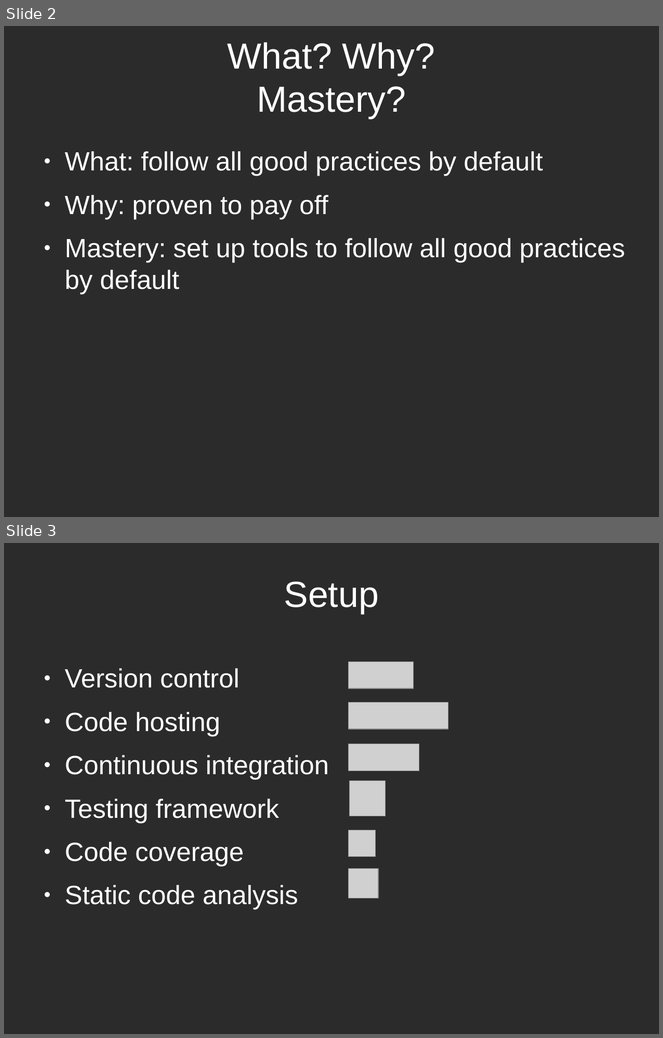
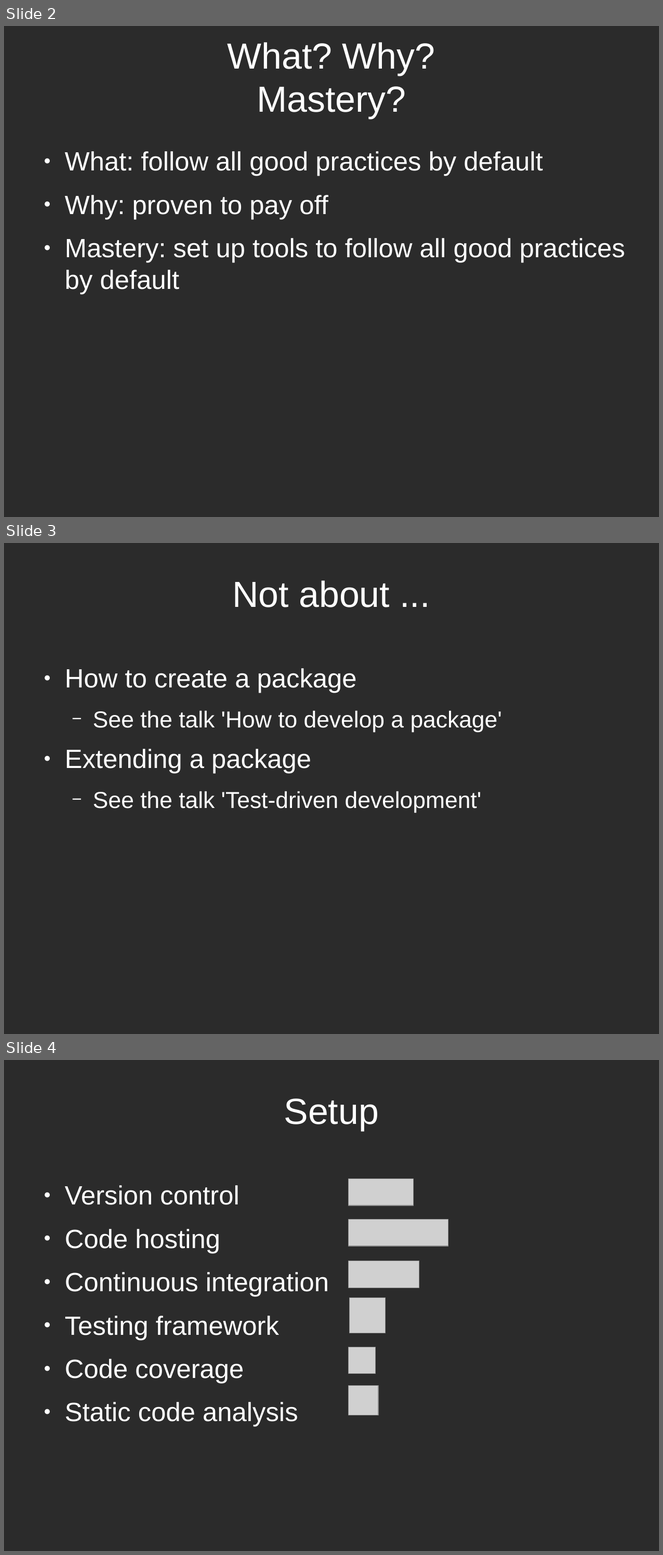
Before and after one commit to richelbilderbeek/PresentationsAboutR, a slide deck: ProfessionalRdevelopment/ProfessionalRDevelopment.odp. Shown one above the other, each under a label of ours: slides 2 and 3 before the commit, slides 2, 3 and 4 after it. The pictures are 663x1038 and 663x1555 pixels, drawn with LibreOffice and Linux fonts; fonts in the diff are those of the drawing; grey boxes stand for pictures; background and template pictures are left out; a plain dark background stands for a picture behind light text. Boxes give left, top, right and bottom in pixels: in the first picture for what was removed or moved away, otherwise in the second. Text is boxed around its words. In the diff, an @@ line names an element or a change of style, - is before the commit and + after.

```diff
--- a/ProfessionalRdevelopment/ProfessionalRDevelopment.odp
+++ b/ProfessionalRdevelopment/ProfessionalRDevelopment.odp
@@ slide 3 added at [4, 543, 659, 1034], background picture (left out) @@
@@ title added at [233, 580, 390, 607], 44 pt, text #FFFFFF @@
+Not about ...
@@ text added at [65, 668, 502, 813], 28 pt, text #FFFFFF @@
+● How to create a package
+  − See the talk 'How to develop a package'
+● Extending a package
+  − See the talk 'Test-driven development'
@@ what was slide 3 is now slide 4 @@
```
Also in this commit, not shown: 5 slides changed, 6 other slides added, 2 slides removed, 4 other files.
